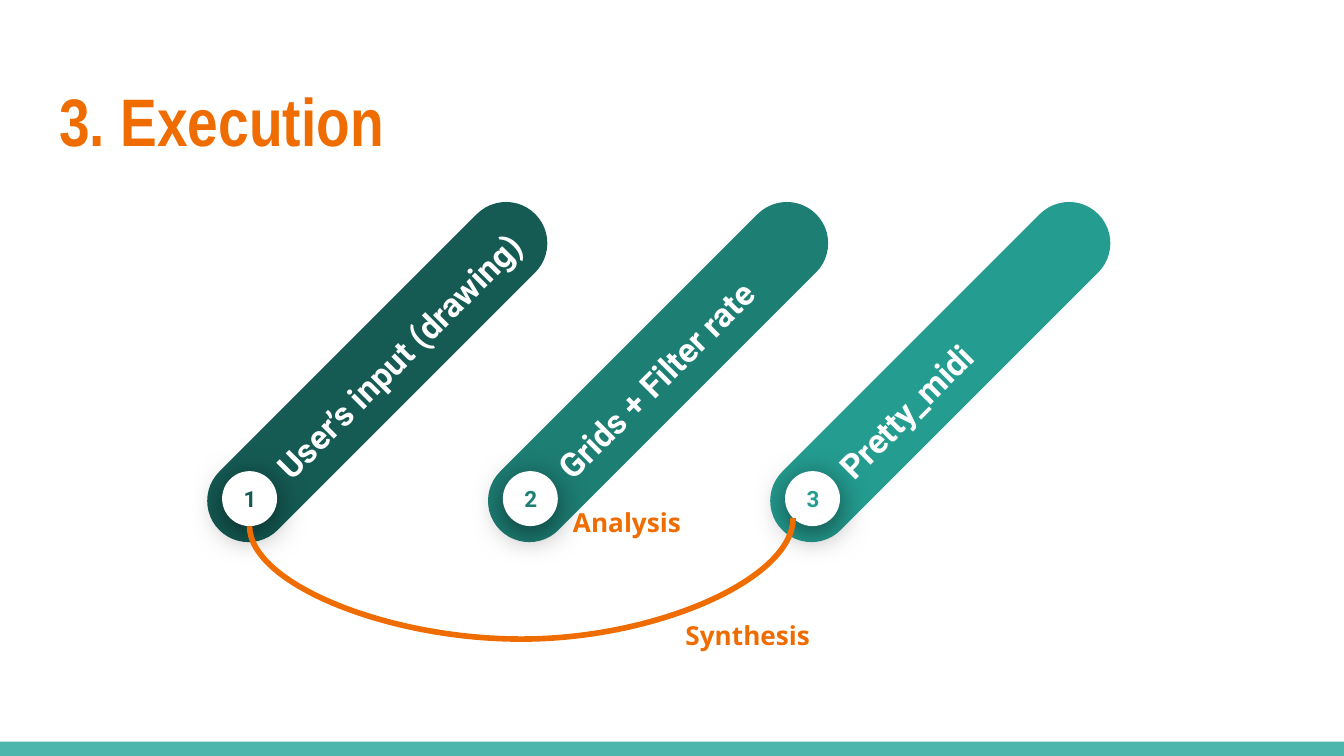
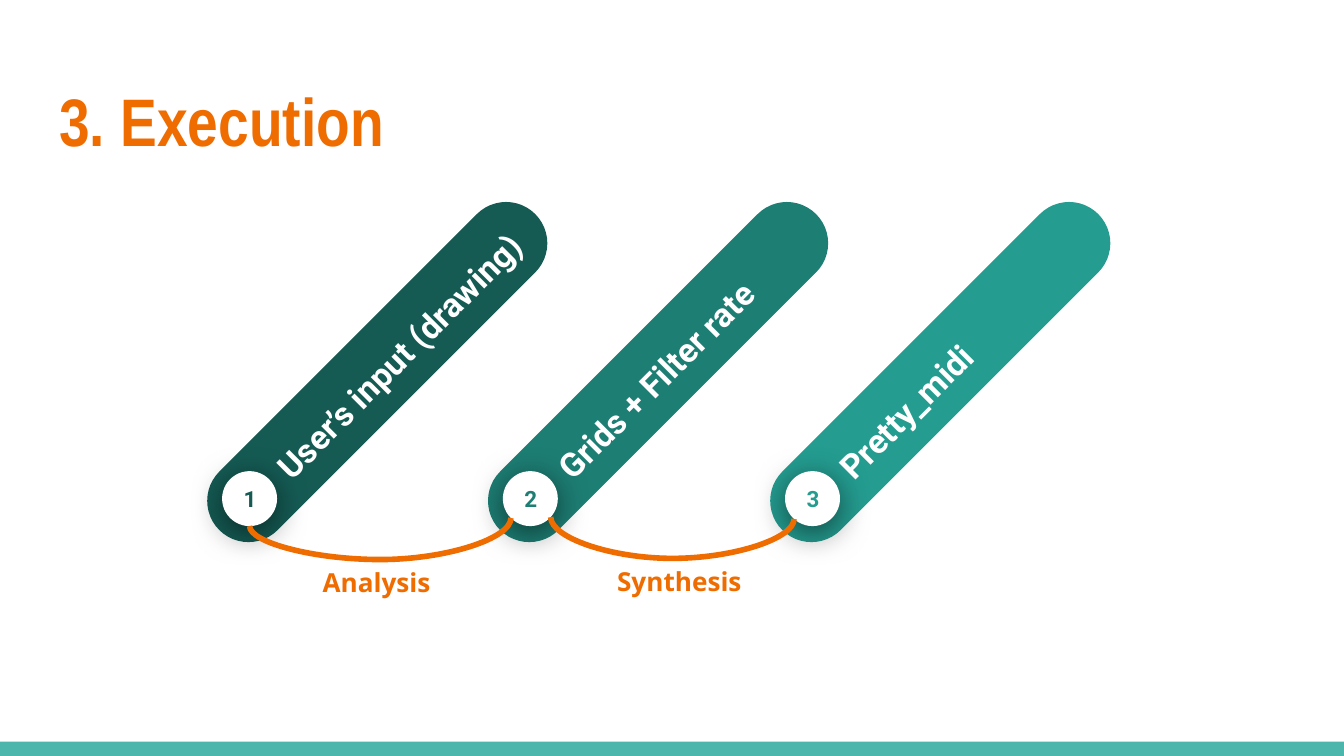
Before and after one commit to mollyhe0523/draw-your-music, a slide deck: slide 8 of presentation.pptx. Drawn at 1344x756 pixels with LibreOffice and Linux fonts; fonts in the diff are those of the drawing. Boxes give left, top, right and bottom in pixels: in the first picture for what was removed or moved away, otherwise in the second. Text is boxed around its words. In the diff, an @@ line names an element or a change of style, - is before the commit and + after.

Commit message:
sophia's code analysis to be added

```diff
--- a/presentation.pptx
+++ b/presentation.pptx
@@ curved line added from (250, 526) to (511, 517), #EF6C00 3 pt @@
@@ curved line moved from (250, 526) - (793, 517) to (551, 517) - (794, 519) @@
@@ text "Analysis" rewrapped from (x1=573, y1=507, x2=681, y2=539) to (x1=323, y1=572, x2=431, y2=599) @@
@@ text "Synthesis" moved from (x1=685, y1=625, x2=809, y2=652) to (x1=617, y1=571, x2=741, y2=598) @@
```
Also in this commit, not shown: 11 other files.
